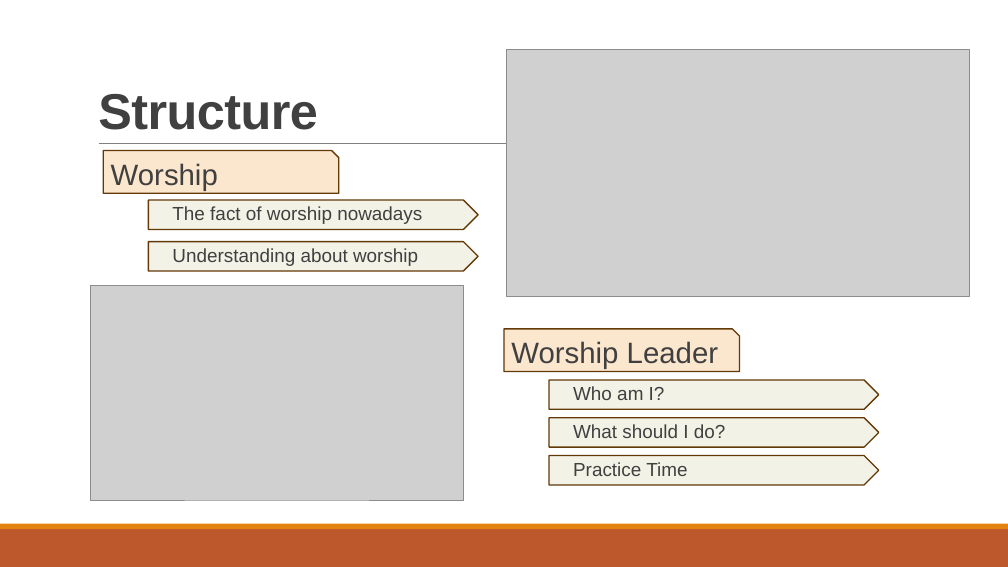
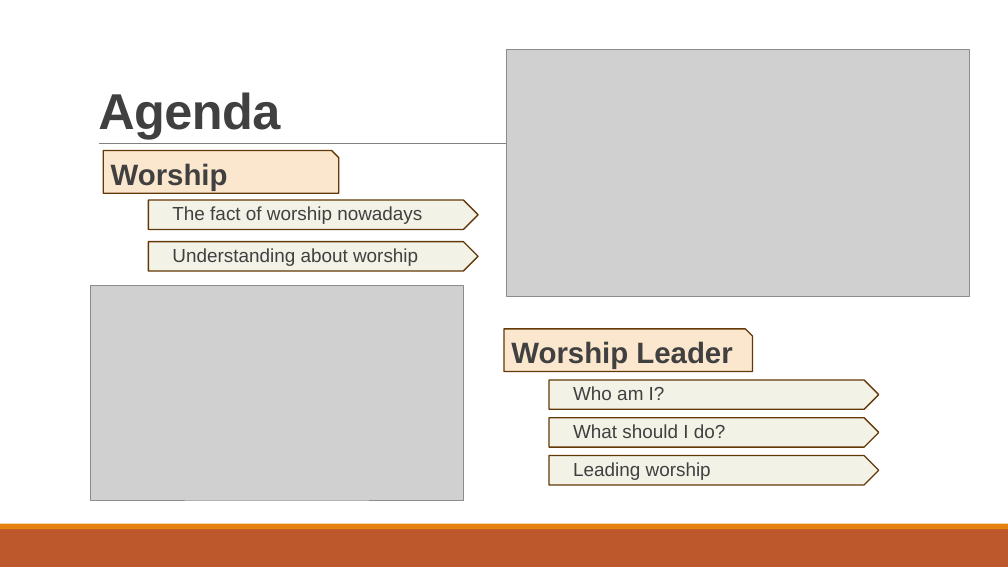
Before and after one commit to PhanNgocTrieu/SWPCT, a slide deck: slide 2 of Worship_Ref.pptx. Drawn at 1008x567 pixels with LibreOffice and Linux fonts; fonts in the diff are those of the drawing; grey boxes stand for pictures. Boxes give left, top, right and bottom in pixels: in the first picture for what was removed or moved away, otherwise in the second. Text is boxed around its words. In the diff, an @@ line names an element or a change of style, - is before the commit and + after.

```diff
--- a/Worship_Ref.pptx
+++ b/Worship_Ref.pptx
@@ title at (98, 92, 280, 139): text changed @@
-Structure
+Agenda
@@ snip rect "Worship" at (104, 150, 339, 193): bold on @@
@@ snip rect "Worship Leader" at (504, 329, 753, 371): bold on @@
@@ snip rect "Worship Leader": place and size @@
-snip rect "Worship Leader" at (504, 329, 740, 371)
+snip rect "Worship Leader" at (504, 329, 753, 371)
@@ text in pentagon arrow at (573, 462, 711, 480): text changed @@
-  Practice Time
+  Leading worship
```
Also in this commit, not shown: 2 other slides changed, 12 slides added, 1 other file.
